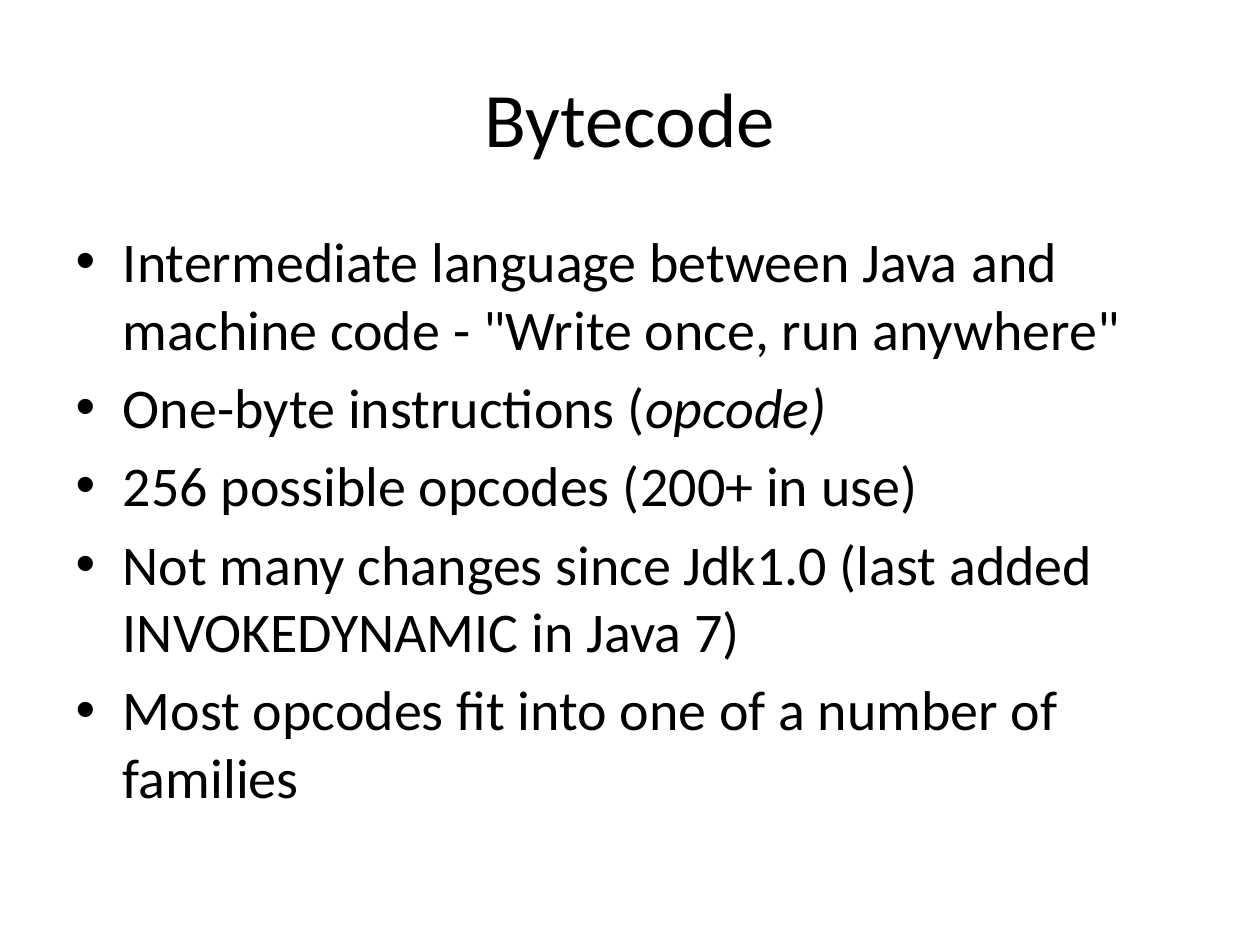
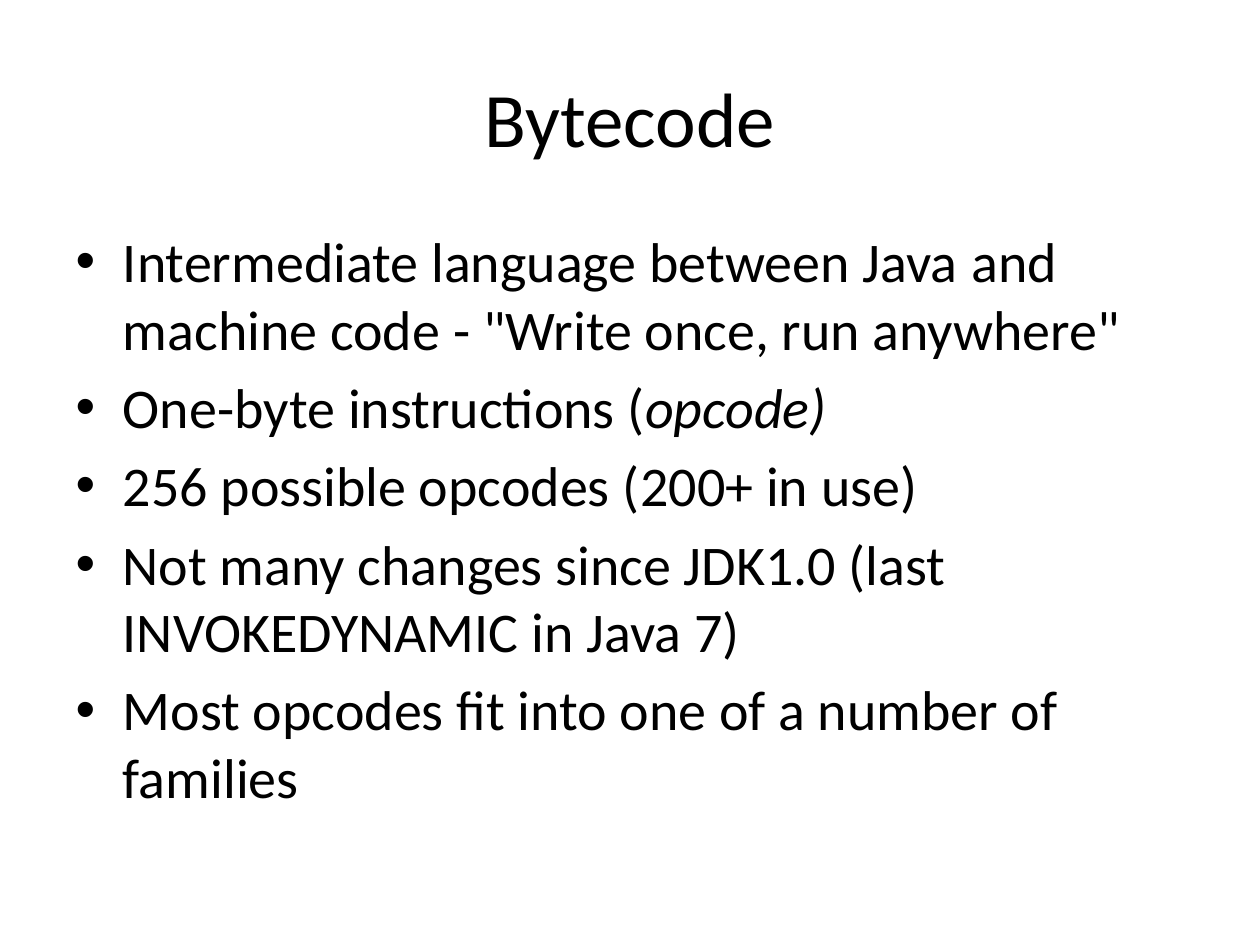
Before and after one commit to sdarioo/presentations, a slide deck: slide 2 of java_bytecode/bytecode.pptx. Drawn at 1260x945 pixels with LibreOffice and Linux fonts; fonts in the diff are those of the drawing. Boxes give left, top, right and bottom in pixels: in the first picture for what was removed or moved away, otherwise in the second. Text is boxed around its words. In the diff, an @@ line names an element or a change of style, - is before the commit and + after.

```diff
--- a/java_bytecode/bytecode.pptx
+++ b/java_bytecode/bytecode.pptx
@@ text at <box>123,544,946,660</box>: text changed @@
-• Not many changes since Jdk1.0 (last added INVOKEDYNAMIC in Java 7)
+• Not many changes since JDK1.0 (last INVOKEDYNAMIC in Java 7)
```
Also in this commit, not shown: 2 other slides changed.
